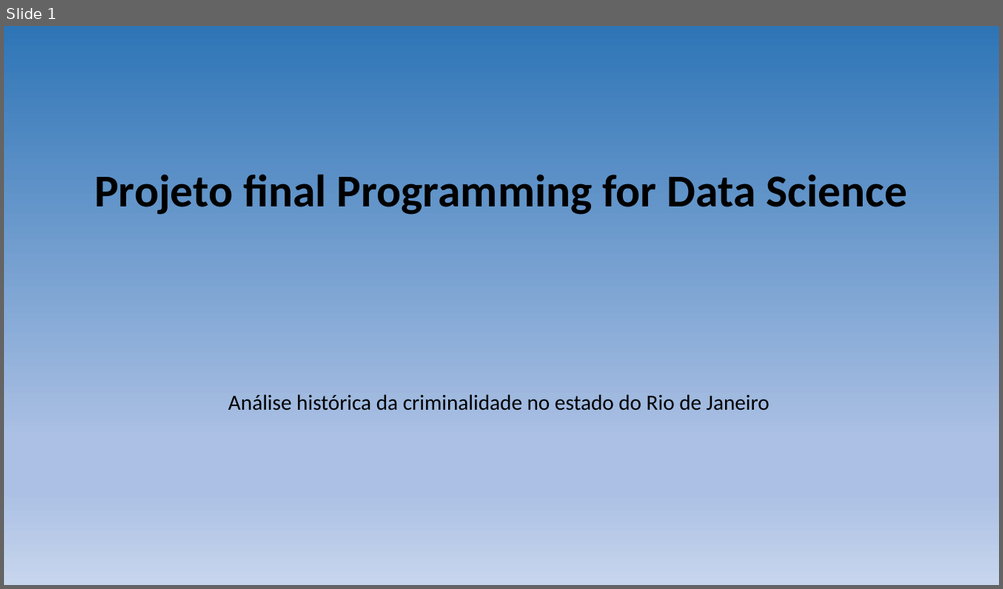
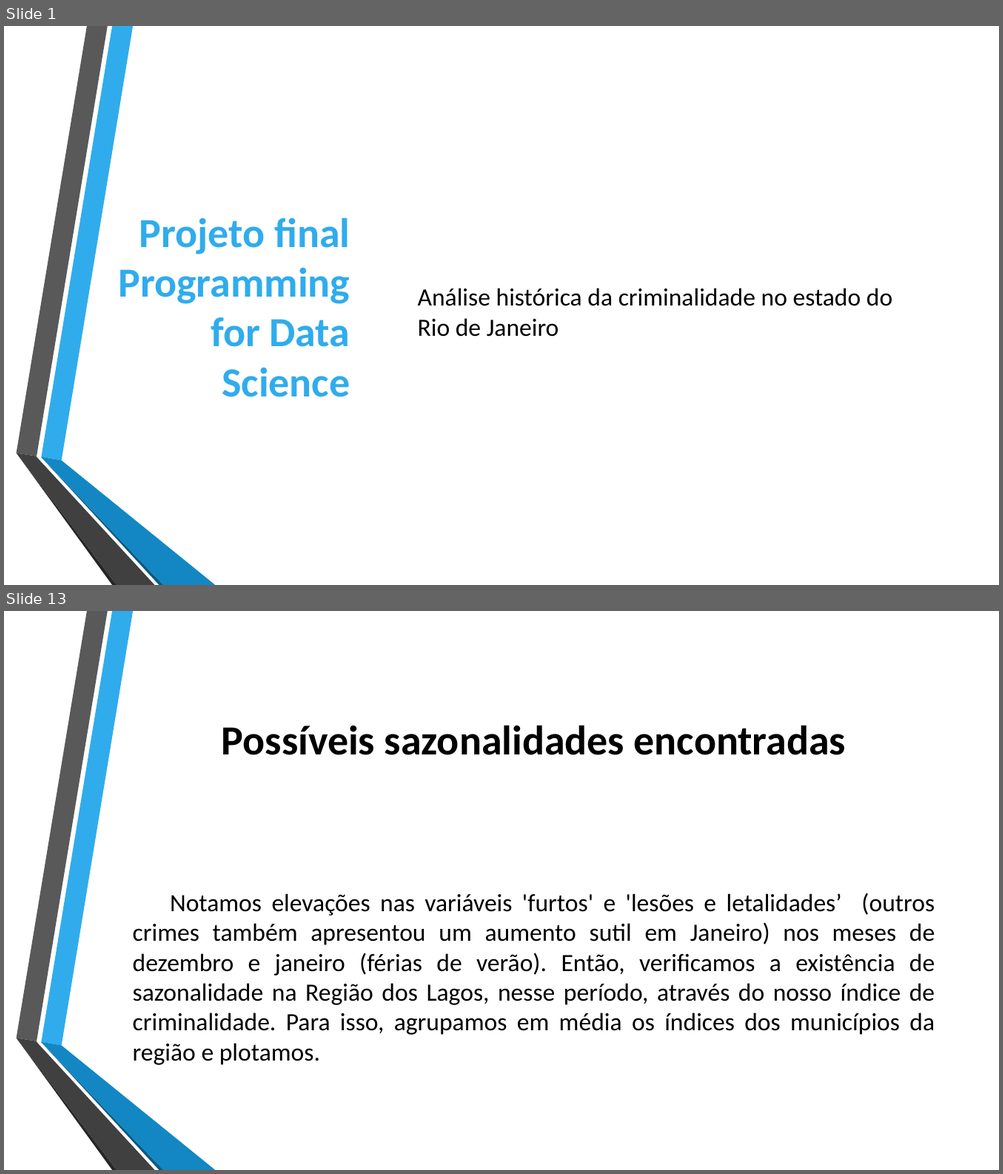
Before and after one commit to DeividCezar/Final_project, a slide deck: Apresentação.pptx. Shown one above the other, each under a label of ours: slide 1 before the commit, slides 1 and 13 after it; the slides between them are not shown. The pictures are 1003x589 and 1003x1174 pixels, drawn with LibreOffice and Linux fonts; fonts in the diff are those of the drawing; background and template pictures are left out. Boxes give left, top, right and bottom in pixels: in the first picture for what was removed or moved away, otherwise in the second. Text is boxed around its words. In the diff, an @@ line names an element or a change of style, - is before the commit and + after.

```diff
--- a/Apresentação.pptx
+++ b/Apresentação.pptx
@@ slide 13 added at (4,611,999,1170), background picture (left out); not listed: 6 template elements that a slide beside it also shows @@
@@ title added at (222,725,845,755), 40 pt, text #000000, bold @@
+Possíveis sazonalidades encontradas
@@ text added at (133,893,934,1065), 24 pt, text #000000 @@
+Notamos elevações nas variáveis 'furtos' e 'lesões e letalidades’ (outros crimes também apresentou um aumento sutil em Janeiro) nos meses de dezembro e janeiro (férias de verão). Então, verificamos a existência de sazonalidade na Região dos Lagos, nesse período, através do nosso índice de criminalidade. Para isso, agrupamos em média os índices dos municípios da região e plotamos.
@@ slide 1 changed as well @@
@@ background gradient #2E75B6 to #ABC0E4 to #C7D5ED to #FFFFFF @@
@@ title "Projeto final Programming for Data ...": place and size @@
-title "Projeto final Programming for Data ..." at (94,174,907,215)
+title "Projeto final Programming for Data ..." at (118,218,350,397)
@@ title "Projeto final Programming for Data ..." at (118,218,350,397): size 44 to 40 pt, text colour #000000 to #30ACEC; alignment centre to right; line spacing 0.9 to 1 @@
@@ text "Análise histórica da criminalidade no ...": place and size @@
-text "Análise histórica da criminalidade no ..." at (228,395,769,411)
+text "Análise histórica da criminalidade no ..." at (418,288,892,337)
@@ text "Análise histórica da criminalidade no ..." at (418,288,892,337): size 20.9 to 24 pt; alignment centre to left; line spacing 0.7 to 1; vertical alignment top to middle @@
@@ group added at (16,26,215,585): 6 freeform shapes @@
```
Also in this commit, not shown: 2 other slides changed, 25 other slides added, 15 slides removed.
